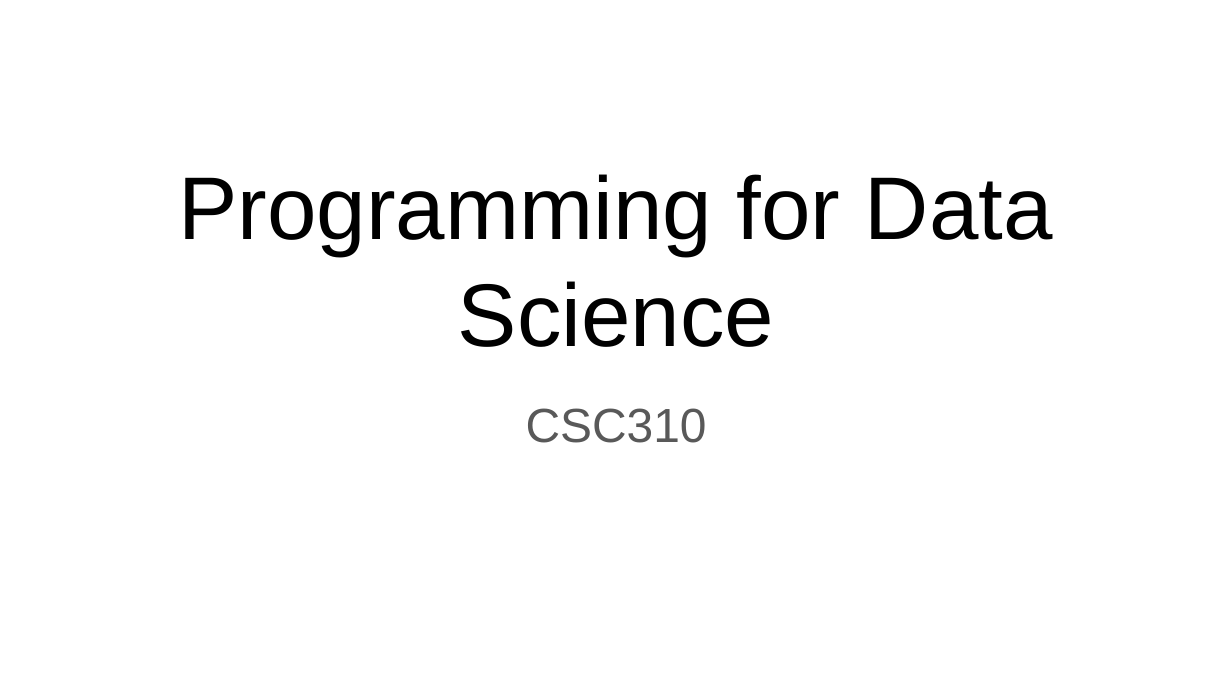
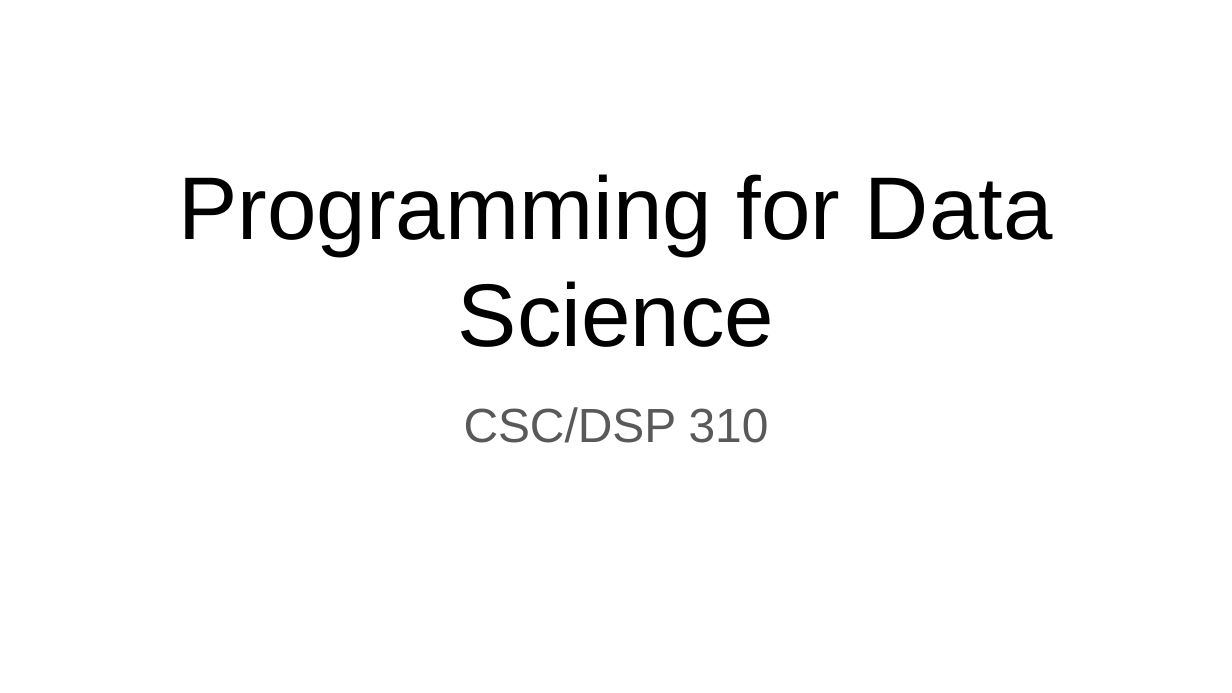
Before and after one commit to IndraniMandal/CSC310-S20, a slide deck: slide 1 of notes/01-What-is-Data-Science.pptx. Drawn at 1232x693 pixels with LibreOffice and Linux fonts; fonts in the diff are those of the drawing; background and template pictures are left out. Boxes give left, top, right and bottom in pixels: in the first picture for what was removed or moved away, otherwise in the second. Text is boxed around its words. In the diff, an @@ line names an element or a change of style, - is before the commit and + after.

```diff
--- a/notes/01-What-is-Data-Science.pptx
+++ b/notes/01-What-is-Data-Science.pptx
@@ subtitle at (464, 407, 769, 443): text changed @@
-CSC310
+CSC/DSP 310
```
Also in this commit, not shown: 1 other slide changed, 1 other file.
